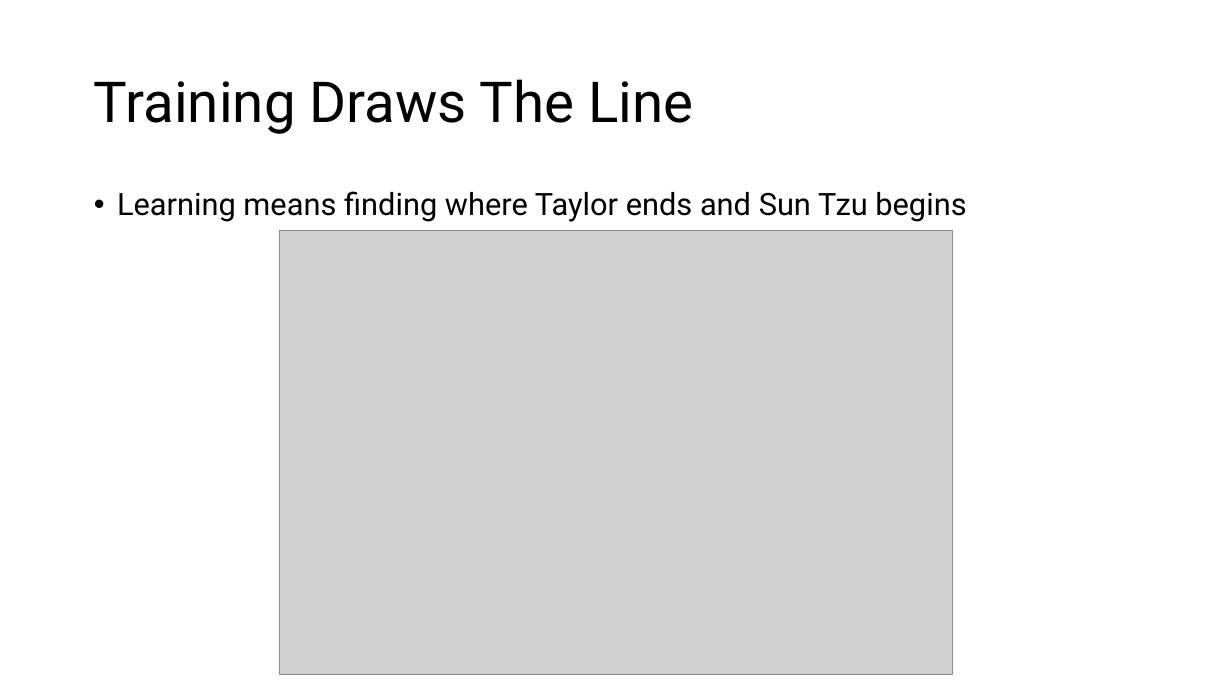
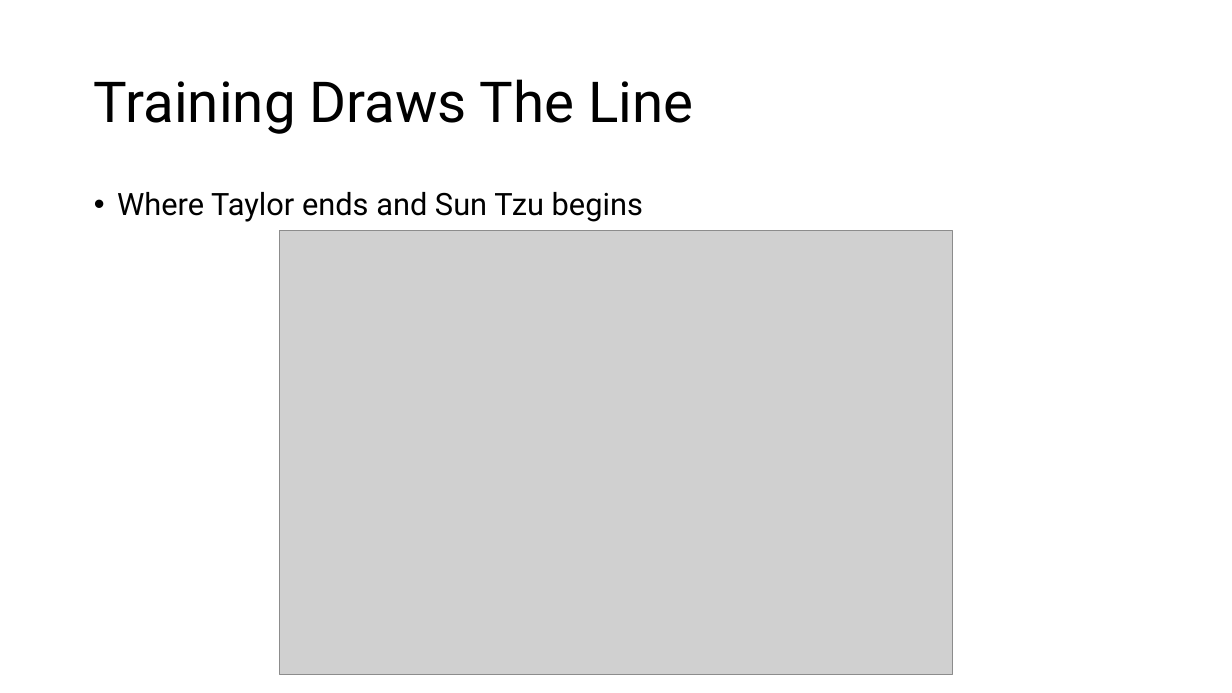
Before and after one commit to IslamTayeb/tzu-vs-taylor, a slide deck: slide 20 of slides/tzu_vs_taylor_lecture.pptx (slide 13 before the commit). Drawn at 1232x693 pixels with LibreOffice and Linux fonts; fonts in the diff are those of the drawing; grey boxes stand for pictures. Boxes give left, top, right and bottom in pixels: in the first picture for what was removed or moved away, otherwise in the second. Text is boxed around its words. In the diff, an @@ line names an element or a change of style, - is before the commit and + after.

```diff
--- a/slides/tzu_vs_taylor_lecture.pptx
+++ b/slides/tzu_vs_taylor_lecture.pptx
@@ text at box(117, 192, 643, 222): text changed @@
-• Learning means finding where Taylor ends and Sun Tzu begins
+• Where Taylor ends and Sun Tzu begins
```
Also in this commit, not shown: 6 other slides changed, 7 slides added, 27 other files.
